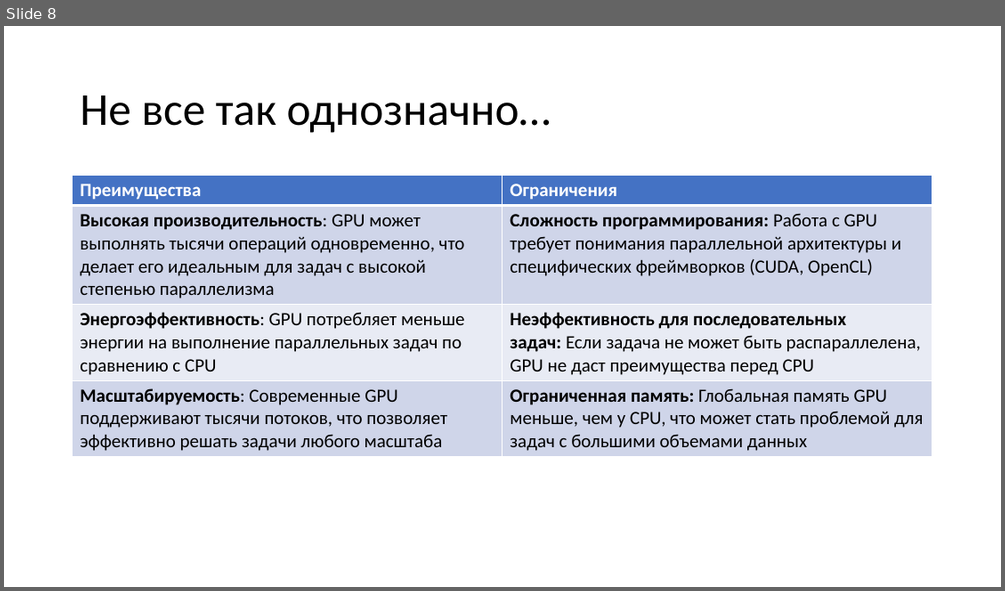
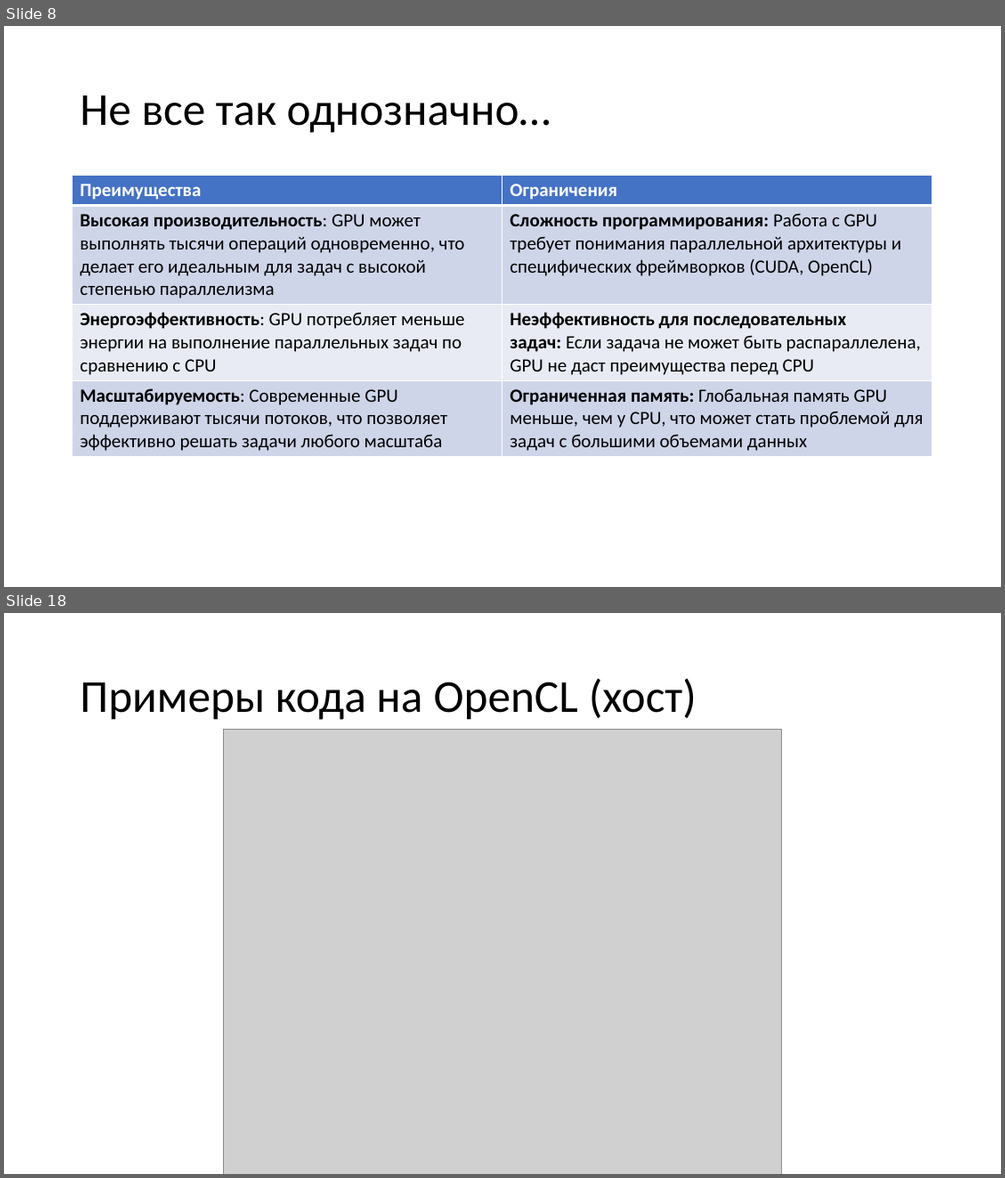
Before and after one commit to pezkov/gpu_course, a slide deck: presentations/Вычисления на GPU.pptx. Shown one above the other, each under a label of ours: slide 8 before the commit, slides 8 and 18 after it; the slides between them are not shown. The pictures are 1005x591 and 1005x1178 pixels, drawn with LibreOffice and Linux fonts; fonts in the diff are those of the drawing; grey boxes stand for pictures. Boxes give left, top, right and bottom in pixels: in the first picture for what was removed or moved away, otherwise in the second. Text is boxed around its words. In the diff, an @@ line names an element or a change of style, - is before the commit and + after.

```diff
--- a/presentations/Вычисления на GPU.pptx
+++ b/presentations/Вычисления на GPU.pptx
@@ slide 18 added at [4,613,1001,1174], background #FFFFFF @@
@@ title added at [80,678,696,720], 44 pt, text #000000 @@
+Примеры кода на OpenCL (хост)
@@ picture added at [224,730,781,1174] @@
```
Also in this commit, not shown: 1 slide changed, 12 other slides added, 3 other files.
